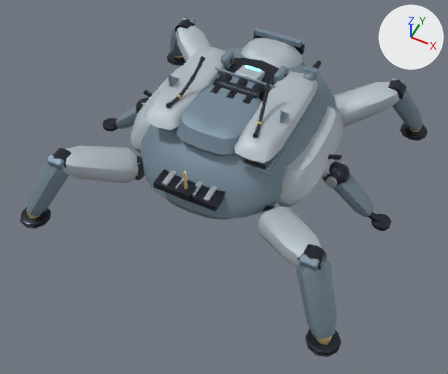
Two versions of the FBX model unity/RogueCommandAssetAuthoring/Assets/RogueCommandExpansionSample/Models/ArachnidHexapod.fbx, one commit apart.
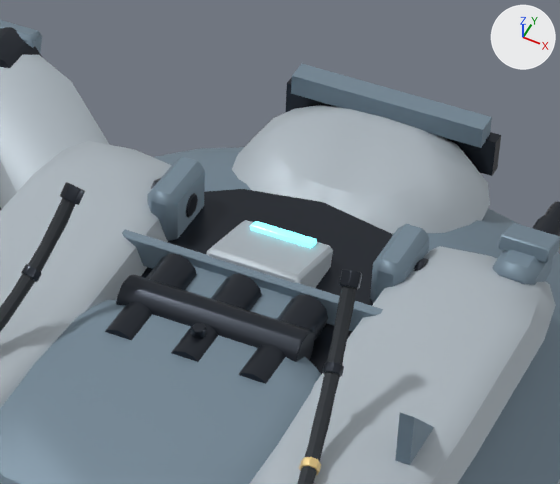
Old and new are each drawn whole from a 50 mm camera at (2.96, -6.37, 7.47) aimed at (0.15, -0.75, 0.45) and again close up on the part from 41% to 71% of the width and 3% to 34% of the height. The axes (+X, +Y, +Z) are drawn at upper right. The lights are the same throughout. The older version's two pictures come first.

Objects in the first close-up: 'ArachnidHexapod_Batch_Emissive', 'ArachnidHexapod_Batch_Gunmetal', 'ArachnidHexapod_Batch_LightArmor', 'ArachnidHexapod_Batch_PrimaryArmor', 'ArachnidHexapod_Batch_Tread', 'ArachnidHexapod_Batch_Warning'.
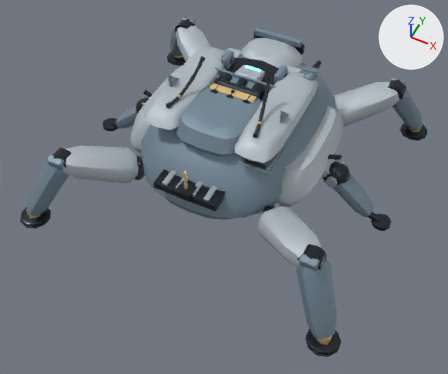
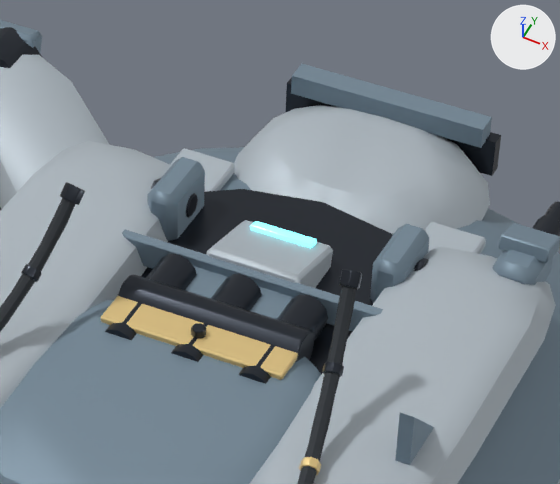
Where the newer file only moved an object's origin or applied its transform, the numbers keep the older frame.

Scene script edits in JSON lines:
```json
{"block": "me_cube_019", "where": "# used by ob_arachnidhexapod_batch_lightarmor; location = (0.0, 0.38, 1.708)"}
{"op": "remove", "block": "me_cube_019", "code": "me_cube_019.from_pydata(...)  # 758 vertices, 1452 faces; spans x -2.03..2.03, y -2.35..1.59, z -1.13..0.1"}
{"op": "add", "block": "me_cube_019", "code": "me_cube_019.from_pydata(...)  # 806 vertices, 1540 faces; spans x -2.03..2.03, y -2.35..1.59, z -1.13..0.1"}
{"block": "me_cube_019", "change": "me_cube_019 part 1: a new loose piece of 24 vertices spanning x -0.61..-0.39, y 0.12..0.56, z -0.1..-0.05, in mat_arachnidhexapod_lightarmor (light grey #b7c0c8)"}
{"block": "me_cube_019", "change": "me_cube_019 part 2: a new loose piece of 24 vertices spanning x 0.39..0.61, y 0.12..0.56, z -0.1..-0.05, in mat_arachnidhexapod_lightarmor (light grey #b7c0c8)"}
{"block": "me_cylinder_050", "where": "# used by ob_arachnidhexapod_batch_warning; location = (-2.354, -2.25, 0.14)"}
{"op": "remove", "block": "me_cylinder_050", "code": "me_cylinder_050.from_pydata(...)  # 568 vertices, 1076 faces; spans x -0.1..4.8, y -0.1..4.6, z -0.08..1.73"}
{"op": "add", "block": "me_cylinder_050", "code": "me_cylinder_050.from_pydata(...)  # 592 vertices, 1120 faces; spans x -0.1..4.8, y -0.1..4.6, z -0.08..1.73"}
{"block": "me_cylinder_050", "change": "me_cylinder_050 part 3: a new loose piece of 24 vertices spanning x 2.01..2.69, y 2.0..2.14, z 1.64..1.67, in mat_arachnidhexapod_warning (beige #e9cd8c)"}
```

What differs and where, as boxes [x1, y1, x2, y2] in the close-ups (560 x 484 px):
```json
{"part": 1, "of": "me_cube_019", "change": "added", "after": [170, 148, 235, 192]}
{"part": 2, "of": "me_cube_019", "change": "added", "after": [425, 222, 486, 254]}
{"part": 3, "of": "me_cylinder_050", "change": "added", "after": [101, 296, 299, 380], "on screen": "beige"}
```
